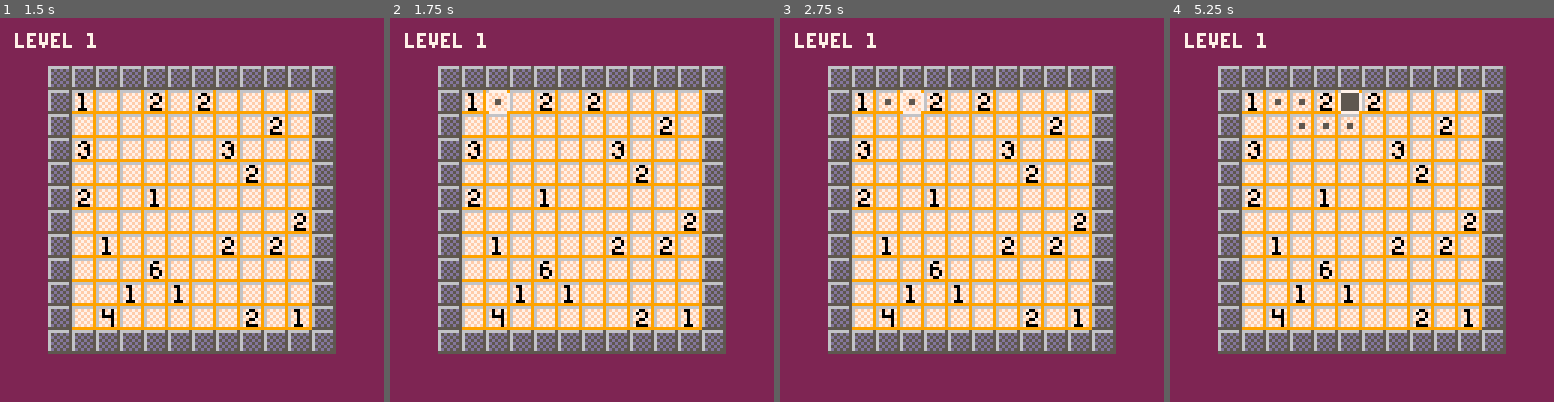
Above: before the commit, frames 1-4 (left to right).
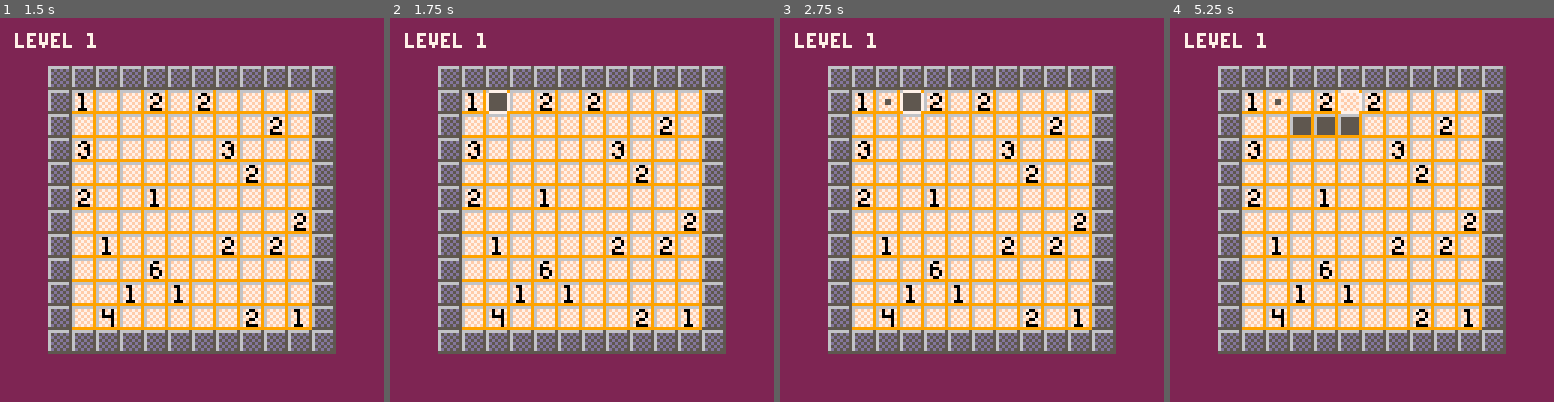
Above: after the commit, the same moments.

Repository: SagePtr/pico-nurikabe
Game: PICO-8 cartridge nurikabe.p8
Two runs of this game, one before a commit and one after it. Both use one fixed random seed, a clock stepped at 60 frames per second and the inputs below.
Inputs:
- Up to frame 1 (1.5 s): tap X (X key) at 0.33, 1.07 s; tap O (Z key) at 0.7 s
- Up to frame 2 (1.75 s): hold Right from 1.6 s (still down); tap O (Z key) at 1.7 s
- Up to frame 3 (2.75 s): tap X (X key) at 1.85 s; release Right at 2.1 s; tap O (Z key) at 2.1, 2.5 s; hold Up 2.15-2.42 s; hold Right from 2.47 s (still down)
- Up to frame 4 (5.25 s): tap O (Z key) every 0.4 s from 2.9 to 4.9 s; tap X (X key) at 2.97, 4.08, 5.2 s; release Right at 3.03 s; hold Left 3.08-3.58 s; hold Down 3.63-3.97 s; hold Right 4.02-4.68 s; hold Up 4.73-5.03 s; hold Left from 5.08 s (still down)

Frame 1 is identical in both runs. In frame 2, 0.2% of the frame differs, in the area x 25-31%, y 19-25%; in frame 3, 0.2%; in frame 4, 0.8%, in the area x 32-50%, y 19-31%.

Commit message:
Cycle marks to free up button

Diff:
--- a/nurikabe.p8
+++ b/nurikabe.p8
@@ -18,8 +18,8 @@
 k_right = 1
 k_up = 2
 k_down = 3
-k_mark = 4
-k_fill = 5
+k_a = 4
+k_b = 5
 
 -- palette --
 -------------
@@ -195,19 +195,17 @@
     pointer.counter = 0
   end
 
-  if (btnp(k_mark) and is_writable()) then
-    toggle_mark(spr_mark)
-  elseif (btnp(k_fill) and is_writable()) then
-    toggle_mark(spr_fill)
-  end
-end
-
--- toggle the given sprite in the current cell
-function toggle_mark(sprite)
-  if (marks[pointer.x][pointer.y] == sprite) then
+  if (btnp(k_a) and is_writable()) cycle_mark()
+end
+
+-- cycle the mark the current cell
+function cycle_mark()
+  if (marks[pointer.x][pointer.y] == nil) then
+    marks[pointer.x][pointer.y] = spr_fill
+  elseif (marks[pointer.x][pointer.y] == spr_fill) then
+    marks[pointer.x][pointer.y] = spr_mark
+  else
     marks[pointer.x][pointer.y] = nil
-  else
-    marks[pointer.x][pointer.y] = sprite
   end
 end
 
